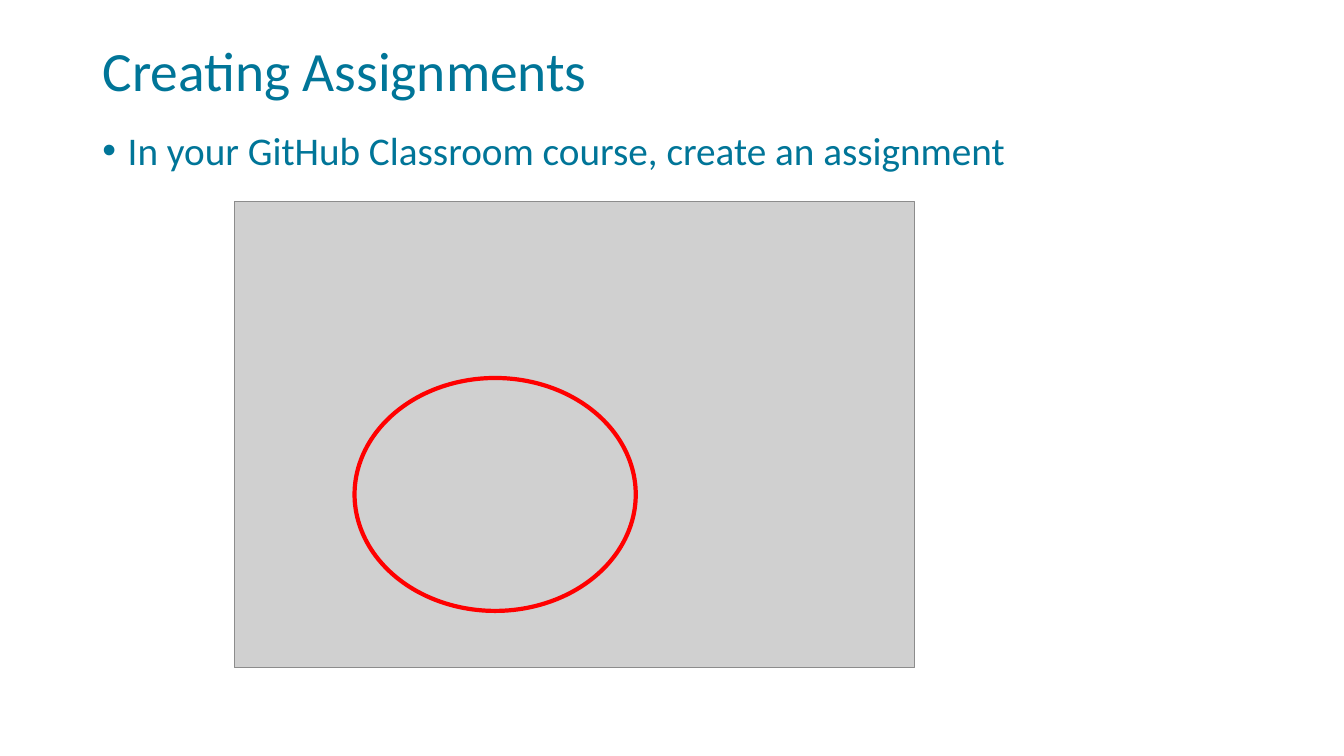
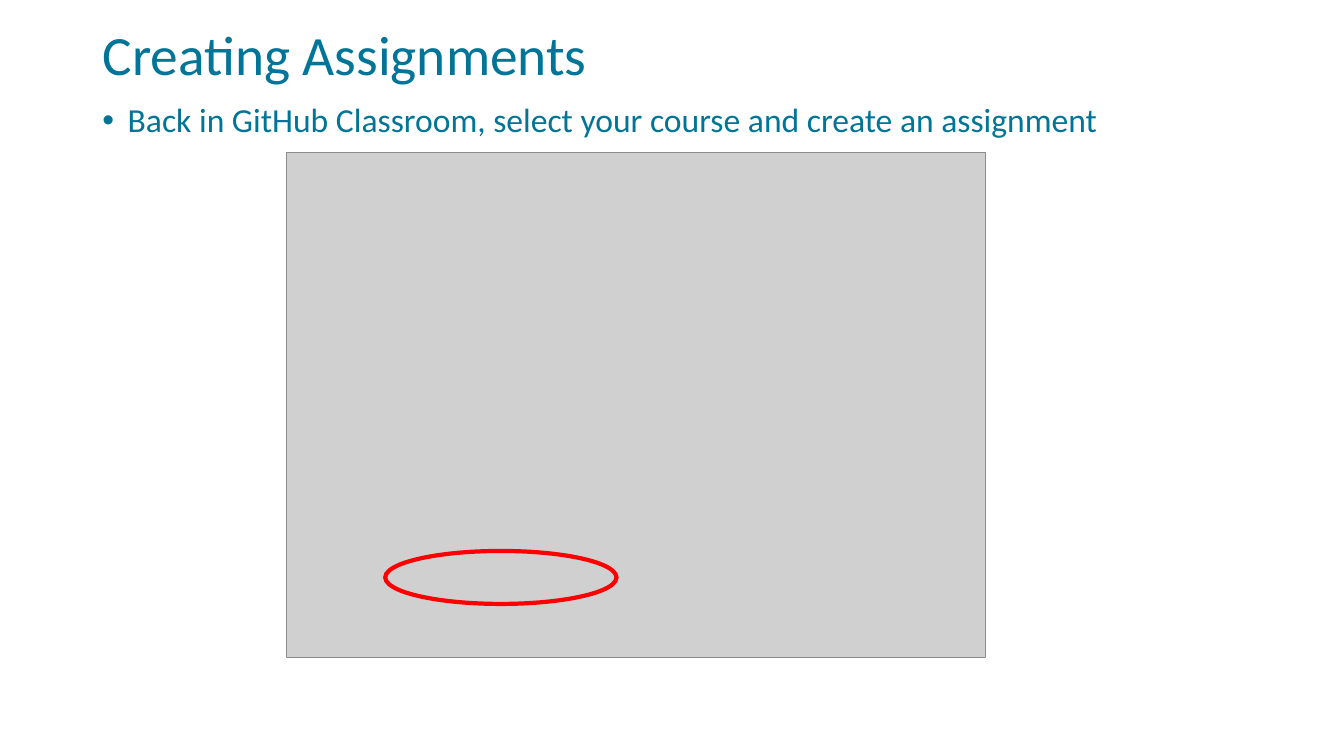
Before and after one commit to FSCJ-FacultyDev/HITEC2023, a slide deck: slide 20 of GitHubClassroom-Instructor.pptx (slide 12 before the commit). Drawn at 1344x756 pixels with LibreOffice and Linux fonts; fonts in the diff are those of the drawing; grey boxes stand for pictures; background and template pictures are left out. Boxes give left, top, right and bottom in pixels: in the first picture for what was removed or moved away, otherwise in the second. Text is boxed around its words. In the diff, an @@ line names an element or a change of style, - is before the commit and + after.

Commit message:
updated images"

```diff
--- a/GitHubClassroom-Instructor.pptx
+++ b/GitHubClassroom-Instructor.pptx
@@ title "Creating Assignments": place and size @@
-title "Creating Assignments" at [102, 52, 587, 101]
+title "Creating Assignments" at [102, 36, 587, 85]
@@ text at [128, 108, 1097, 138]: text changed; size 28 to 24 pt @@
-• In your GitHub Classroom course, create an assignment
+• Back in GitHub Classroom, select your course and create an assignment
@@ picture: place and size @@
-picture at [234, 202, 914, 668]
+picture at [286, 152, 985, 657]
@@ ellipse: place and size @@
-ellipse at [355, 378, 636, 611]
+ellipse at [385, 552, 616, 605]
```
Also in this commit, not shown: 11 other slides changed, 13 slides added, 2 slides removed.
